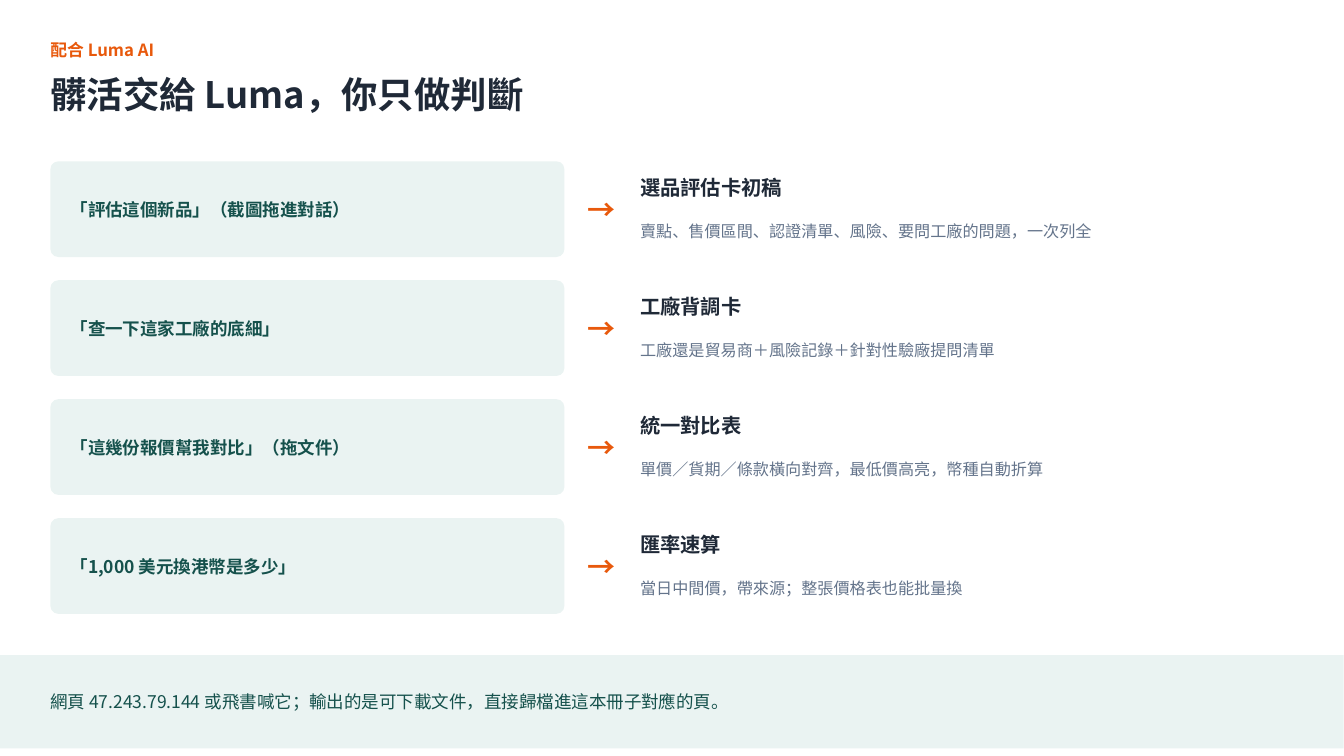
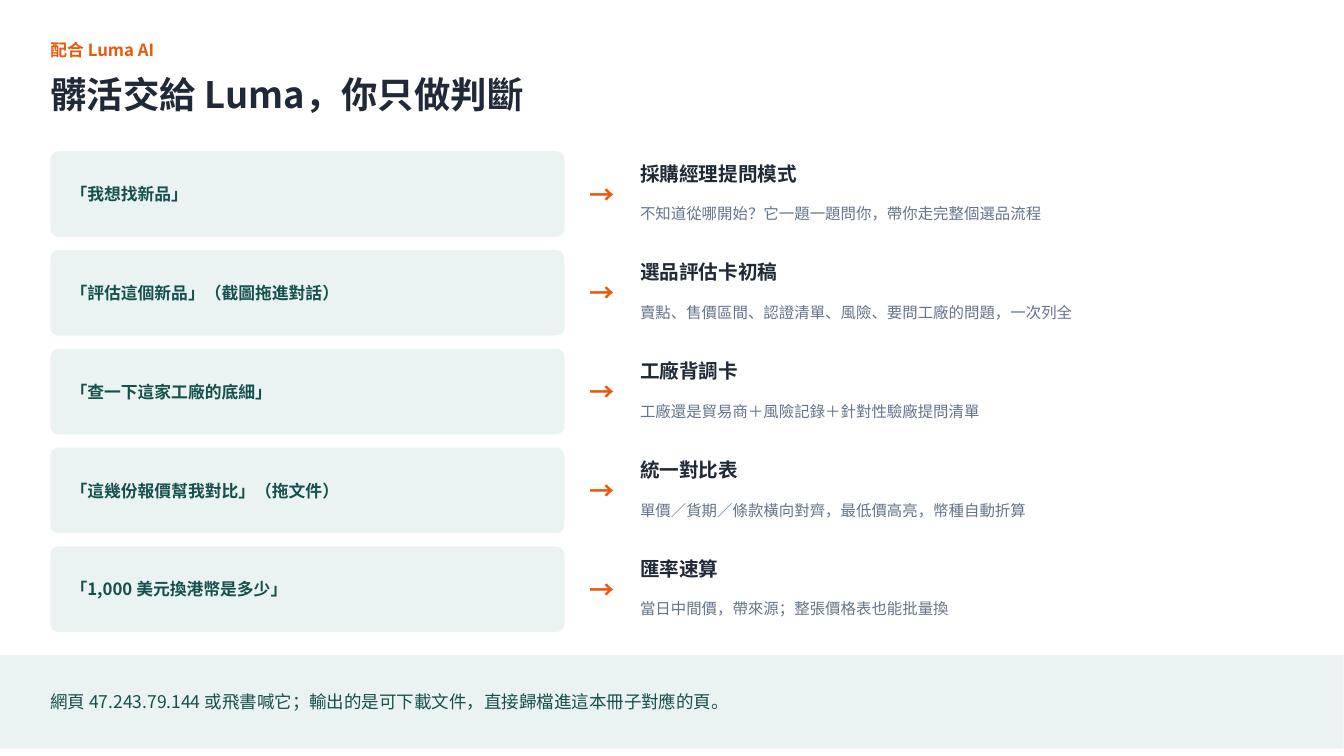
Before and after one commit to HenryHuo157/HermesAgent, a slide deck: slide 9 of 推广/1688選品篩選工作冊.pptx. Drawn at 1344x756 pixels with LibreOffice and Linux fonts; fonts in the diff are those of the drawing. Boxes give left, top, right and bottom in pixels: in the first picture for what was removed or moved away, otherwise in the second. Text is boxed around its words. In the diff, an @@ line names an element or a change of style, - is before the commit and + after.

```diff
--- a/推广/1688選品篩選工作冊.pptx
+++ b/推广/1688選品篩選工作冊.pptx
@@ rounded rectangle: place and size @@
-rounded rectangle at [50,161,565,257]
+rounded rectangle at [50,151,565,237]
@@ text "→": place and size @@
-text "→" at [577,161,627,257]
+text "→" at [577,151,627,237]
@@ text added at [640,164,797,183], 14 pt, text #1F2937, bold @@
+採購經理提問模式
@@ text added at [71,185,188,202], 12 pt, text #15514C, bold @@
+「我想找新品」
@@ text added at [640,206,1041,221], 11 pt, text #64748B @@
+不知道從哪開始？它一題一題問你，帶你走完整個選品流程
@@ rounded rectangle: place and size @@
-rounded rectangle at [50,280,565,376]
+rounded rectangle at [50,250,565,336]
@@ size 12.5 to 12 pt in 4 elements at [71,580,287,599], [71,482,340,499], [71,383,272,400], [71,284,340,301] @@
@@ text "「評估這個新品」（截圖拖進對話）": place and size @@
-text "「評估這個新品」（截圖拖進對話）" at [71,201,351,218]
+text "「評估這個新品」（截圖拖進對話）" at [71,284,340,301]
@@ text "→": place and size @@
-text "→" at [577,280,627,376]
+text "→" at [577,250,627,336]
@@ size 14.5 to 14 pt in 4 elements at [640,559,718,578], [640,460,738,479], [640,361,738,380], [640,262,777,281] @@
@@ text "選品評估卡初稿": place and size @@
-text "選品評估卡初稿" at [640,177,782,197]
+text "選品評估卡初稿" at [640,262,777,281]
@@ size 11.5 to 11 pt in 4 elements at [640,601,949,616], [640,503,1026,518], [640,404,979,418], [640,305,1072,320] @@
@@ text "賣點、售價區間、認證清單、風險、要問工廠的問題，一次列全": place and size @@
-text "賣點、售價區間、認證清單、風險、要問工廠的問題，一次列全" at [640,223,1091,239]
+text "賣點、售價區間、認證清單、風險、要問工廠的問題，一次列全" at [640,305,1072,320]
@@ rounded rectangle added at [50,349,565,435], fill #EAF3F2 @@
@@ text "「查一下這家工廠的底細」": place and size @@
-text "「查一下這家工廠的底細」" at [71,320,281,337]
+text "「查一下這家工廠的底細」" at [71,383,272,400]
@@ text added at [577,349,627,435], 18 pt, text #E8590C, bold @@
+→
@@ text "工廠背調卡": place and size @@
-text "工廠背調卡" at [640,296,742,316]
+text "工廠背調卡" at [640,361,738,380]
@@ text "工廠還是貿易商＋風險記錄＋針對性驗廠提問清單": place and size @@
-text "工廠還是貿易商＋風險記錄＋針對性驗廠提問清單" at [640,342,995,358]
+text "工廠還是貿易商＋風險記錄＋針對性驗廠提問清單" at [640,404,979,418]
@@ proportions changed in 4 elements at [50,151,565,237], [50,546,565,632], [50,250,565,336], [50,448,565,533] @@
@@ rounded rectangle: place and size @@
-rounded rectangle at [50,399,565,495]
+rounded rectangle at [50,448,565,533]
@@ text "「這幾份報價幫我對比」（拖文件）": place and size @@
-text "「這幾份報價幫我對比」（拖文件）" at [71,439,351,456]
+text "「這幾份報價幫我對比」（拖文件）" at [71,482,340,499]
@@ size 20 to 18 pt in 4 elements at [577,151,627,237], [577,546,627,632], [577,250,627,336], [577,448,627,533] @@
@@ text "→": place and size @@
-text "→" at [577,399,627,495]
+text "→" at [577,448,627,533]
@@ text "統一對比表": place and size @@
-text "統一對比表" at [640,415,742,435]
+text "統一對比表" at [640,460,738,479]
@@ text "單價／貨期／條款橫向對齊，最低價高亮，幣種自動折算": place and size @@
-text "單價／貨期／條款橫向對齊，最低價高亮，幣種自動折算" at [640,461,1043,477]
+text "單價／貨期／條款橫向對齊，最低價高亮，幣種自動折算" at [640,503,1026,518]
@@ rounded rectangle: place and size @@
-rounded rectangle at [50,518,565,614]
+rounded rectangle at [50,546,565,632]
@@ text "「1,000 美元換港幣是多少」": place and size @@
-text "「1,000 美元換港幣是多少」" at [71,558,296,577]
+text "「1,000 美元換港幣是多少」" at [71,580,287,599]
@@ text "→": place and size @@
-text "→" at [577,518,627,614]
+text "→" at [577,546,627,632]
@@ text "匯率速算": place and size @@
-text "匯率速算" at [640,535,721,554]
+text "匯率速算" at [640,559,718,578]
@@ text "當日中間價，帶來源；整張價格表也能批量換": place and size @@
-text "當日中間價，帶來源；整張價格表也能批量換" at [640,580,962,596]
+text "當日中間價，帶來源；整張價格表也能批量換" at [640,601,949,616]
```
Also in this commit, not shown: 4 other files.
